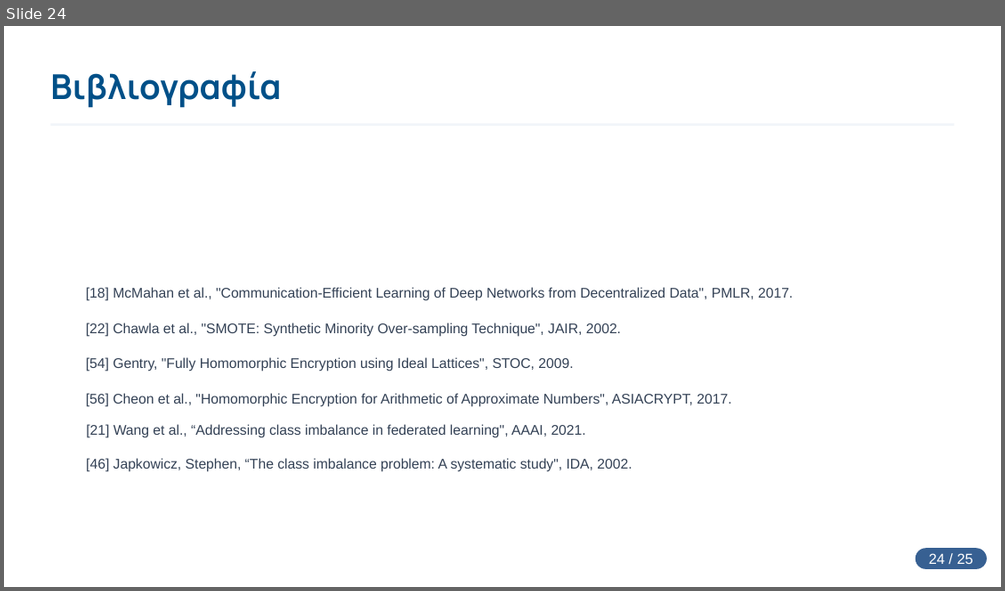
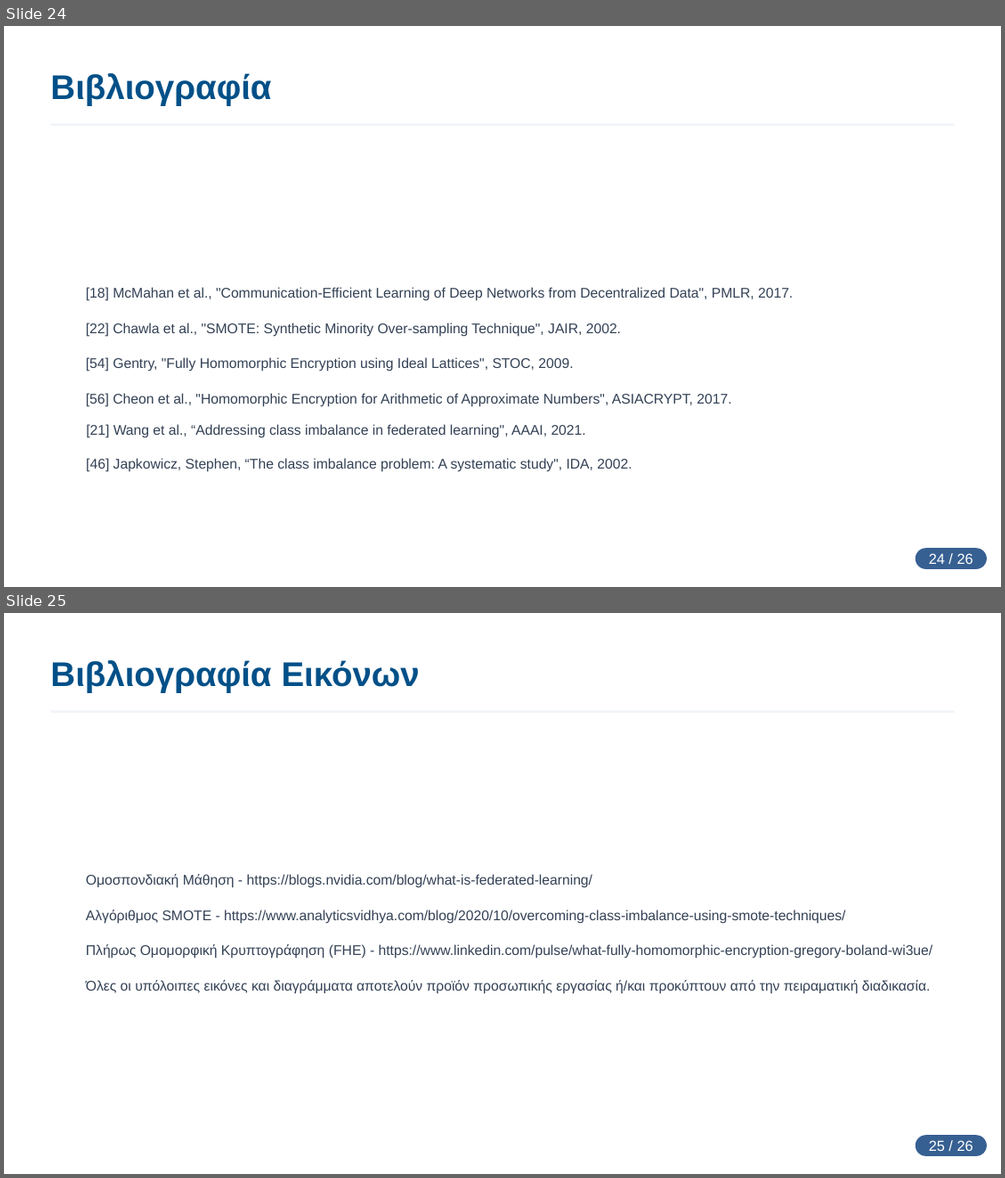
Before and after one commit to rafahl5/diplom, a slide deck: presentation/diplom_presentation.pptx. Shown one above the other, each under a label of ours: slide 24 before the commit, slides 24 and 25 after it. The pictures are 1005x591 and 1005x1178 pixels, drawn with LibreOffice and Linux fonts; fonts in the diff are those of the drawing; background and template pictures are left out. Boxes give left, top, right and bottom in pixels: in the first picture for what was removed or moved away, otherwise in the second. Text is boxed around its words. In the diff, an @@ line names an element or a change of style, - is before the commit and + after.

```diff
--- a/presentation/diplom_presentation.pptx
+++ b/presentation/diplom_presentation.pptx
@@ slide 25 added at bbox=[4, 613, 1001, 1174], background picture (left out) @@
@@ text added at bbox=[50, 660, 420, 692], 33 pt, text #005088, bold @@
+Βιβλιογραφία Εικόνων
@@ rectangle added at bbox=[50, 710, 954, 713], fill #F1F5F9 @@
@@ text added at bbox=[86, 874, 592, 888], 13.5 pt, text #334155 @@
+Ομοσπονδιακή Μάθηση - https://blogs.nvidia.com/blog/what-is-federated-learning/
@@ text added at bbox=[86, 909, 845, 924], 13.5 pt, text #334155 @@
+Αλγόριθμος SMOTE - https://www.analyticsvidhya.com/blog/2020/10/overcoming-class-imbalance-using-smote-techniques/
@@ text added at bbox=[86, 944, 933, 958], 13.5 pt, text #334155 @@
+Πλήρως Ομομορφική Κρυπτογράφηση (FHE) - https://www.linkedin.com/pulse/what-fully-homomorphic-encryption-gregory-boland-wi3ue/
@@ text added at bbox=[86, 980, 930, 994], 13.5 pt, text #334155 @@
+Όλες οι υπόλοιπες εικόνες και διαγράμματα αποτελούν προϊόν προσωπικής εργασίας ή/και προκύπτουν από την πειραματική διαδικασία.
@@ rounded rectangle added at bbox=[915, 1135, 987, 1156], fill #376092, 14 pt, text #FFFFFF @@
+25 / 26
@@ slide 24 changed as well @@
@@ text "Βιβλιογραφία" at bbox=[50, 73, 271, 105]: font Manrope to Arial @@
```
Also in this commit, not shown: 23 other slides changed, 2 other files.
